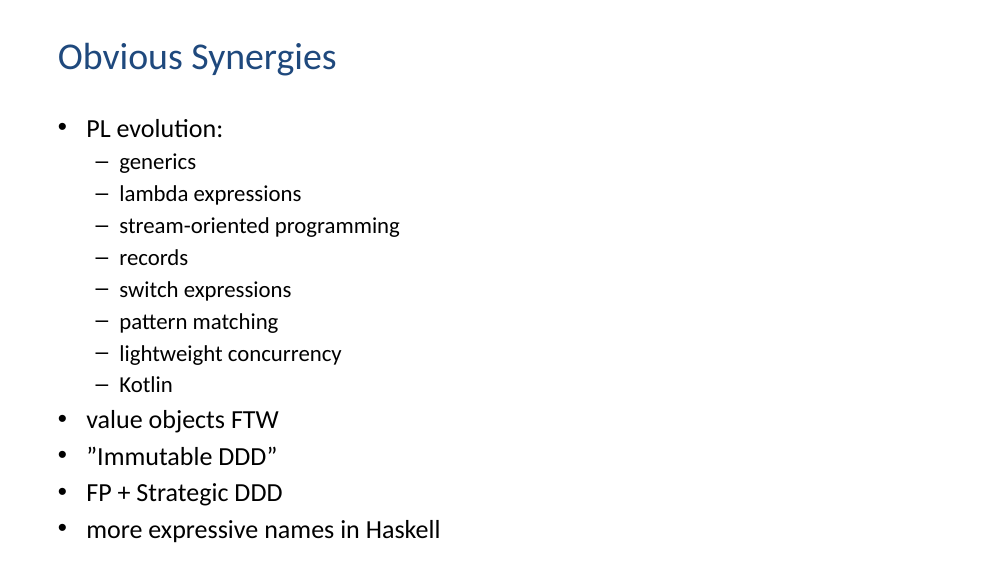
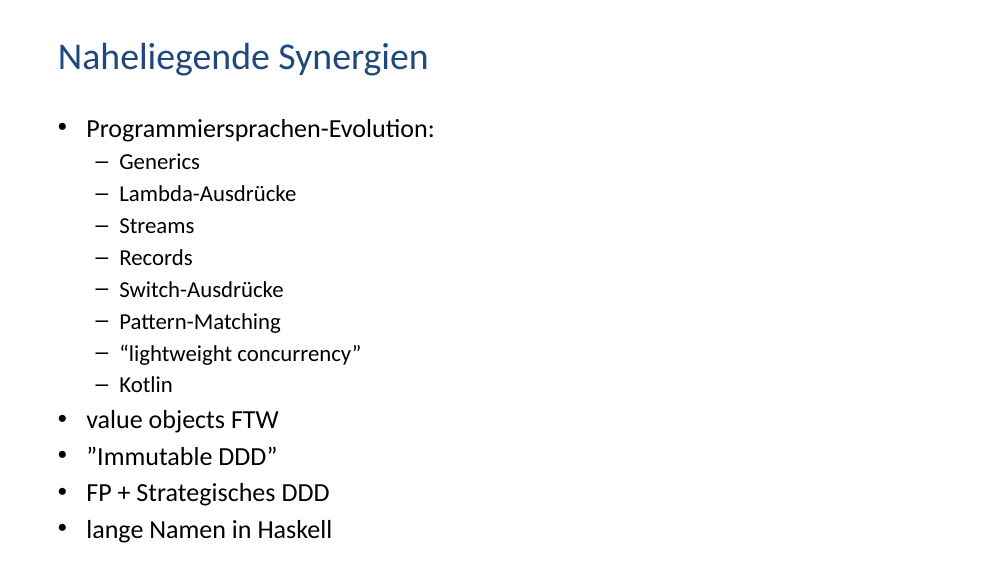
Before and after one commit to active-group/tutorialtag-2024-ddd-fp, a slide deck: slide 5 of ddd-fp.pptx (slide 4 before the commit). Drawn at 1008x567 pixels with LibreOffice and Linux fonts; fonts in the diff are those of the drawing. Boxes give left, top, right and bottom in pixels: in the first picture for what was removed or moved away, otherwise in the second. Text is boxed around its words. In the diff, an @@ line names an element or a change of style, - is before the commit and + after.

```diff
--- a/ddd-fp.pptx
+++ b/ddd-fp.pptx
@@ title at box(58, 42, 428, 76): text changed @@
-Obvious Synergies
+Naheliegende Synergien
@@ text at box(86, 119, 434, 365): text changed @@
-• PL evolution:
-  – generics
-  – lambda expressions
-  – stream-oriented programming
-  – records
-  – switch expressions
-  – pattern matching
-  – lightweight concurrency
+• Programmiersprachen-Evolution:
+  – Generics
+  – Lambda-Ausdrücke
+  – Streams
+  – Records
+  – Switch-Ausdrücke
+  – Pattern-Matching
+  – “lightweight concurrency”
@@ text at box(86, 483, 333, 543): text changed @@
-• FP + Strategic DDD
-• more expressive names in Haskell
+• FP + Strategisches DDD
+• lange Namen in Haskell
```
Also in this commit, not shown: 8 other slides changed, 2 slides added, 1 slide removed.
